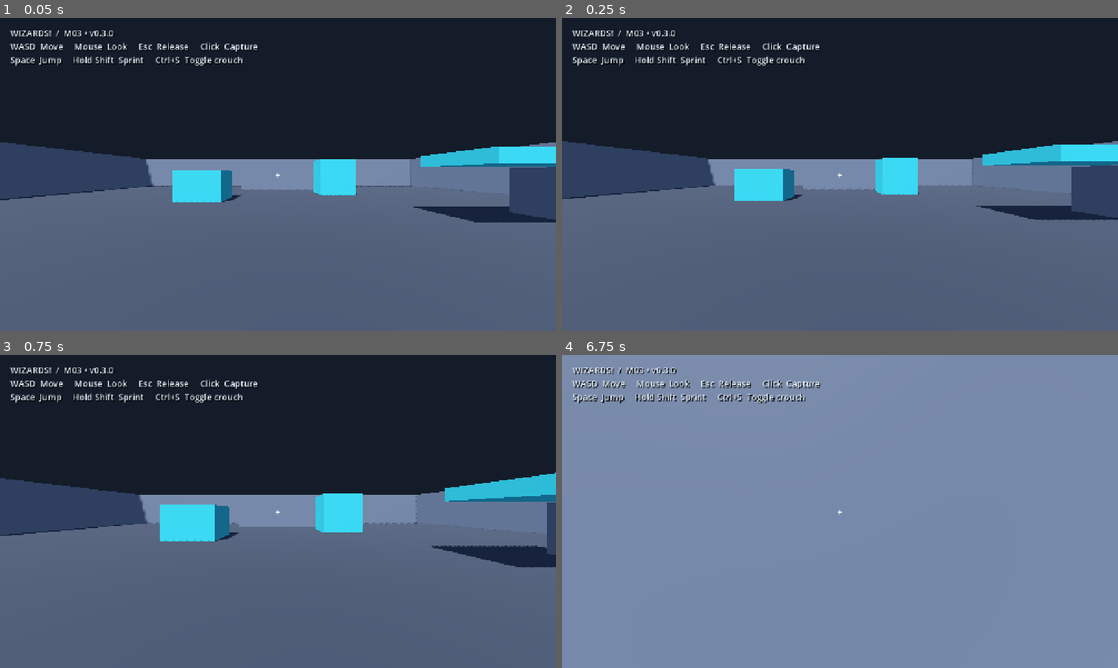
Above: before the commit, frames 1-4 (two rows, left to right).
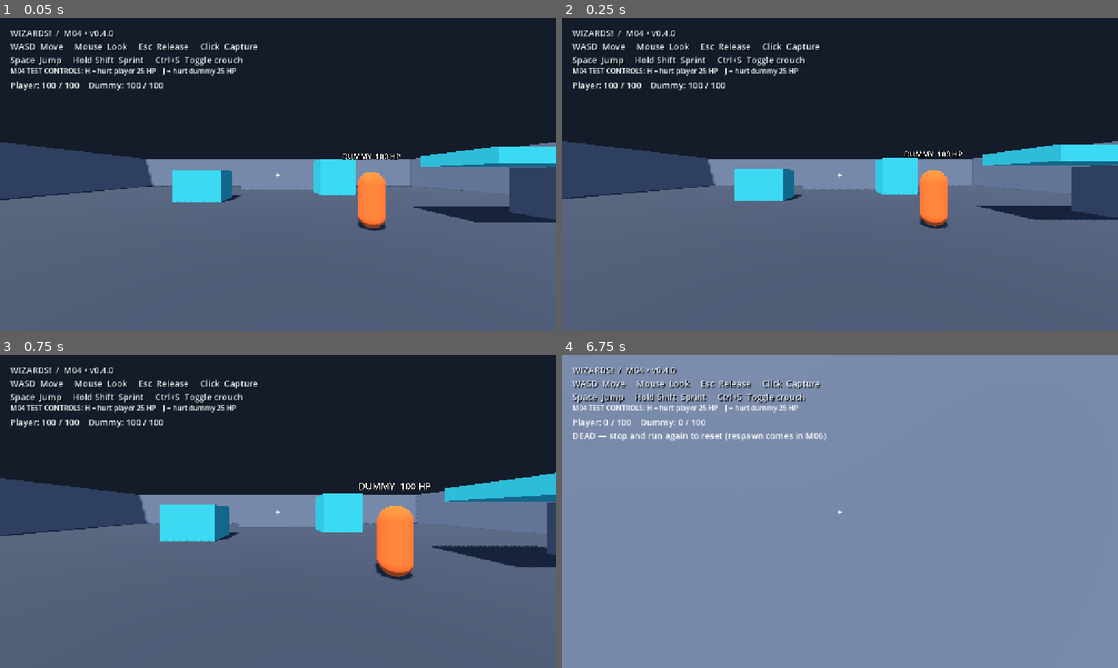
Above: after the commit, the same moments.

Repository: Addersoft/MAGICIDE-
Game: Godot game, scene res://scenes/boot/main.tscn
The game is run twice, just before and just after one commit, with the same random seed, the same clock (stepped at 60 frames per second) and the same inputs.
Inputs (mouse positions are in pixels of both pictures, inside the frame that each line leads up to):
- Up to frame 1 (0.05 s): no input
- Up to frame 2 (0.25 s): no input
- Up to frame 3 (0.75 s): tap Enter at 0.5 s; move the mouse to (305, 511) at 0.52 s; hold W (move_forward) from 0.53 s (still down); hold Ctrl (crouch_modifier) from 0.53 s (still down); click (305, 511) at 0.67 s
- Up to frame 4 (6.75 s): tap Space (jump) at 0.77, 1.07, 1.52, 1.82, 3.02, 3.05, 3.32, 3.6, 3.77, 4.07, 4.52, 4.82, 6.02, 6.32, 6.5 s; tap Shift (sprint) at 0.8, 1.35, 4.55 s; move the mouse to (812, 511) at 1.27 s; release Ctrl (crouch_modifier) at 1.28 s; click (812, 511) at 1.42 s; tap J (test_hurt_dummy, bound only after the commit) at 1.55, 5.3, 5.85 s; move the mouse to (851, 505) at 2.02 s; hold J (test_hurt_dummy, bound only after the commit) 2.03-2.78 s; click (851, 505) at 2.17 s; tap H (test_hurt_player, bound only after the commit) at 2.3, 2.85, 6.05 s; move the mouse to (834, 517) at 2.77 s; click (834, 517) at 2.92 s; move the mouse to (878, 514) at 3.52 s; hold Ctrl (crouch_modifier) 3.53-4.28 s; click (878, 514) at 3.67 s; tap Escape (release_mouse) at 4.15 s; move the mouse to (673, 464) at 4.27 s; release W (move_forward) at 4.28 s; hold A (move_left) 4.28-5.03 s; tap Ctrl (crouch_modifier) at 4.35 s; click (673, 464) at 4.42 s; move the mouse to (845, 511) at 5.02 s; hold W (move_forward) 5.03-5.78 s; hold Shift (sprint) 5.03-5.78 s; click (845, 511) at 5.17 s; move the mouse to (817, 505) at 5.77 s; hold D (move_right) 5.78-6.53 s; click (817, 505) at 5.92 s; move the mouse to (867, 511) at 6.52 s; hold W (move_forward) from 6.53 s (still down); hold H (test_hurt_player, bound only after the commit) from 6.53 s (still down); click (867, 511) at 6.67 s

The runs differ from the first frame. In frame 1, 1.8% of the frame differs, in the area x 2-72%, y 4-68%; in frame 2, 1.8%; in frame 3, 2.4%, in the area x 2-78%, y 4-72%; in frame 4, 1.2%.

Commit message:
M04: actor health and damage test fixture

Diff:
--- a/project.godot
+++ b/project.godot
@@ -1,6 +1,6 @@
 config_version=5
 [application]
-config/name="WIZARDS! — M03 v0.3.0"
+config/name="WIZARDS! — M04 v0.4.0"
 run/main_scene="res://scenes/boot/main.tscn"
 config/features=PackedStringArray("4.5", "GL Compatibility")
 [display]
@@ -49,3 +49,13 @@
 "deadzone": 0.2,
 "events": [Object(InputEventKey,"physical_keycode":4194326)]
 }
+
+test_hurt_player={
+"deadzone": 0.2,
+"events": [Object(InputEventKey,"physical_keycode":72)]
+}
+
+test_hurt_dummy={
+"deadzone": 0.2,
+"events": [Object(InputEventKey,"physical_keycode":74)]
+}
--- /dev/null
+++ b/scenes/actors/dummy.tscn
@@ -0,0 +1,27 @@
+[gd_scene load_steps=5 format=3]
+[ext_resource type="Script" path="res://scripts/combat/health_component.gd" id="1"]
+[sub_resource type="StandardMaterial3D" id="Mat"]
+albedo_color=Color(0.9,0.38,0.16,1)
+[sub_resource type="CapsuleMesh" id="Mesh"]
+radius=0.4
+height=1.8
+material=SubResource("Mat")
+[sub_resource type="CapsuleShape3D" id="Shape"]
+radius=0.4
+height=1.8
+[node name="Dummy" type="StaticBody3D"]
+collision_layer=1
+collision_mask=2
+[node name="Mesh" type="MeshInstance3D" parent="."]
+position=Vector3(0,0.9,0)
+mesh=SubResource("Mesh")
+[node name="Collider" type="CollisionShape3D" parent="."]
+position=Vector3(0,0.9,0)
+shape=SubResource("Shape")
+[node name="Health" type="Node" parent="."]
+script=ExtResource("1")
+[node name="Label3D" type="Label3D" parent="."]
+position=Vector3(0,2.3,0)
+billboard=1
+text="DUMMY 100 HP"
+font_size=48
--- a/scenes/boot/main.tscn
+++ b/scenes/boot/main.tscn
@@ -1,6 +1,8 @@
-[gd_scene load_steps=4 format=3]
+[gd_scene load_steps=6 format=3]
 [ext_resource type="PackedScene" path="res://scenes/arenas/arena_graybox.tscn" id="1"]
 [ext_resource type="PackedScene" path="res://scenes/player/player.tscn" id="2"]
+[ext_resource type="PackedScene" path="res://scenes/actors/dummy.tscn" id="3"]
+[ext_resource type="Script" path="res://scripts/debug/damage_testbed.gd" id="4"]
 [sub_resource type="Environment" id="Environment"]
 background_mode=1
 background_color=Color(0.08,0.11,0.16,1)
@@ -30,7 +32,7 @@
 theme_override_constants/shadow_offset_x=2
 theme_override_constants/shadow_offset_y=2
 theme_override_font_sizes/font_size=20
-text="WIZARDS!  /  M03 • v0.3.0
+text="WIZARDS!  /  M04 • v0.4.0
 WASD  Move     Mouse  Look     Esc  Release     Click  Capture
 Space  Jump     Hold Shift  Sprint     Ctrl+S  Toggle crouch"
 [node name="Crosshair" type="Label" parent="HUD"]
@@ -47,3 +49,22 @@
 theme_override_font_sizes/font_size=20
 text="+"
 horizontal_alignment=1
+
+[node name="Dummy" parent="." instance=ExtResource("3")]
+position=Vector3(3,0,2)
+[node name="HealthStatus" type="Label" parent="HUD"]
+offset_left=24.0
+offset_top=140.0
+offset_right=1100.0
+offset_bottom=210.0
+mouse_filter=2
+theme_override_font_sizes/font_size=20
+[node name="DamageInstructions" type="Label" parent="HUD"]
+offset_left=24.0
+offset_top=110.0
+offset_right=1100.0
+offset_bottom=140.0
+mouse_filter=2
+text="M04 TEST CONTROLS: H = hurt player 25 HP    J = hurt dummy 25 HP"
+[node name="DamageTestbed" type="Node" parent="."]
+script=ExtResource("4")
--- a/scenes/player/player.tscn
+++ b/scenes/player/player.tscn
@@ -1,8 +1,9 @@
-[gd_scene load_steps=6 format=3]
+[gd_scene load_steps=7 format=3]
 [ext_resource type="Script" path="res://scripts/player/player_controller.gd" id="1"]
 [ext_resource type="Script" path="res://scripts/player/player_input.gd" id="2"]
 [ext_resource type="Script" path="res://scripts/camera/player_camera.gd" id="3"]
 [ext_resource type="Script" path="res://scripts/player/player_posture.gd" id="4"]
+[ext_resource type="Script" path="res://scripts/combat/health_component.gd" id="5"]
 [sub_resource type="CapsuleShape3D" id="Capsule"]
 radius=0.35
 height=1.8
@@ -26,3 +27,6 @@
 
 [node name="Posture" type="Node" parent="."]
 script=ExtResource("4")
+
+[node name="Health" type="Node" parent="."]
+script=ExtResource("5")
--- /dev/null
+++ b/scripts/combat/health_component.gd
@@ -0,0 +1,25 @@
+extends Node
+## Sole owner of HP and lethal transition. No respawn or presentation responsibilities.
+signal health_changed(current: float, maximum: float)
+signal died
+@export var max_health: float = 100.0
+var current_health: float = 0.0
+var is_dead: bool = false
+
+func _ready() -> void:
+	max_health = maxf(1.0, max_health) if is_finite(max_health) else 100.0
+	current_health = max_health
+
+func apply_damage(amount: float) -> float:
+	if is_dead or not is_finite(amount) or amount <= 0.0:
+		return 0.0
+	var applied: float = minf(amount, current_health)
+	current_health = maxf(0.0, current_health - applied)
+	# Commit death before notifying listeners, including reentrant damage callbacks.
+	var lethal: bool = current_health == 0.0
+	if lethal:
+		is_dead = true
+	health_changed.emit(current_health, max_health)
+	if lethal:
+		died.emit()
+	return applied
--- /dev/null
+++ b/scripts/debug/damage_testbed.gd
@@ -0,0 +1,30 @@
+extends Node
+## Temporary M04 fixture. Not a weapon or production damage authority.
+@onready var player = get_parent().get_node("Player")
+@onready var dummy_health = get_parent().get_node("Dummy/Health")
+@onready var status: Label = get_parent().get_node("HUD/HealthStatus")
+@onready var dummy_label: Label3D = get_parent().get_node("Dummy/Label3D")
+
+func _ready() -> void:
+	player.get_node("Health").health_changed.connect(_refresh)
+	dummy_health.health_changed.connect(_refresh)
+	_refresh(0.0, 0.0)
+
+func _refresh(_current: float, _maximum: float) -> void:
+	var hp = player.get_node("Health")
+	status.text = "Player: %.0f / %.0f    Dummy: %.0f / %.0f" % [hp.current_health,hp.max_health,dummy_health.current_health,dummy_health.max_health]
+	if hp.is_dead:
+		status.text += "\nDEAD — stop and run again to reset (respawn comes in M06)"
+	dummy_label.text = "DUMMY  %.0f HP" % dummy_health.current_health
+	if dummy_health.is_dead:
+		dummy_label.text = "DUMMY — DEAD"
+
+func _unhandled_input(event: InputEvent) -> void:
+	if not player.player_input.controls_active or player.health.is_dead:
+		return
+	if event.is_action_pressed("test_hurt_player"):
+		player.health.apply_damage(25.0)
+		get_viewport().set_input_as_handled()
+	elif event.is_action_pressed("test_hurt_dummy"):
+		dummy_health.apply_damage(25.0)
+		get_viewport().set_input_as_handled()
--- a/scripts/player/player_controller.gd
+++ b/scripts/player/player_controller.gd
@@ -7,11 +7,19 @@
 @onready var player_input = $PlayerInput
 @onready var view = $View
 @onready var posture = $Posture
+@onready var health = $Health
 
 func _ready() -> void:
 	player_input.look_requested.connect(view.apply_look)
+	health.died.connect(_on_died)
 
 func _physics_process(delta: float) -> void:
+	if health.is_dead:
+		velocity.x = 0.0
+		velocity.z = 0.0
+		velocity.y = 0.0 if is_on_floor() else velocity.y - gravity * delta
+		move_and_slide()
+		return
 	if player_input.crouch_toggled():
 		posture.toggle()
 	var axis: Vector2 = player_input.movement_axis()
@@ -24,3 +32,6 @@
 	else:
 		velocity.y -= gravity * delta
 	move_and_slide()
+
+func _on_died() -> void:
+	player_input.set_capture(false)
--- a/scripts/player/player_input.gd
+++ b/scripts/player/player_input.gd
@@ -10,6 +10,8 @@
 	set_capture(true)
 
 func set_capture(captured: bool) -> void:
+	if captured and get_parent().get_node("Health").is_dead:
+		return
 	controls_active = captured
 	_discard_motion = captured
 	Input.mouse_mode = Input.MOUSE_MODE_CAPTURED if captured else Input.MOUSE_MODE_VISIBLE
--- /dev/null
+++ b/tests/m04_smoke.gd
@@ -0,0 +1,49 @@
+extends SceneTree
+var failures: int = 0
+var deaths: int = 0
+func _initialize() -> void:
+	call_deferred("run")
+func check(ok: bool, message: String) -> void:
+	if not ok:
+		failures += 1
+		push_error(message)
+	else:
+		print("PASS: ",message)
+func ticks(n: int) -> void:
+	for i in range(n):
+		await physics_frame
+		await process_frame
+func run() -> void:
+	var scene = load("res://scenes/boot/main.tscn").instantiate()
+	root.add_child(scene)
+	await ticks(30)
+	var player = scene.get_node("Player")
+	var health = player.get_node("Health")
+	var dummy = scene.get_node("Dummy/Health")
+	health.died.connect(func(): deaths += 1)
+	check(health.current_health == 100.0 and dummy.current_health == 100.0, "Both actors start at 100 HP")
+	check(health.apply_damage(-1.0) == 0.0 and health.apply_damage(NAN) == 0.0 and health.apply_damage(INF) == 0.0 and health.current_health == 100.0, "Invalid damage rejected")
+	check(health.apply_damage(25.0) == 25.0 and health.current_health == 75.0, "Damage subtracts HP")
+	check(dummy.current_health == 100.0, "Actors have independent health")
+	dummy.apply_damage(1000.0)
+	check(dummy.is_dead and dummy.current_health == 0.0, "Dummy lethal damage clamps to zero")
+	check(scene.get_node("Dummy/Label3D").text.contains("DEAD"), "Dummy death presentation updates")
+	# A listener recursively applying damage must not emit death twice.
+	health.health_changed.connect(func(_a, _b): health.apply_damage(1.0) if health.is_dead else 0.0)
+	check(health.apply_damage(999.0) == 75.0, "Overkill returns actual removed HP")
+	check(health.is_dead and deaths == 1, "Reentrant lethal damage emits death once")
+	health.apply_damage(10.0)
+	check(deaths == 1 and health.current_health == 0.0, "Dead target rejects subsequent damage")
+	player.player_input.set_capture(true)
+	check(not player.player_input.controls_active, "Dead player cannot recapture controls")
+	Input.action_press("move_forward")
+	Input.action_press("jump")
+	await ticks(3)
+	check(player.velocity.length() < 0.01, "Dead player cannot move or jump")
+	check(scene.get_node("HUD/HealthStatus").text.contains("DEAD"), "Player death HUD updates")
+	Input.action_release("move_forward")
+	Input.action_release("jump")
+	scene.queue_free()
+	await process_frame
+	print("M04 failures: ",failures)
+	quit(1 if failures else 0)
Not shown, added: scripts/combat/health_component.gd.uid
Not shown, added: scripts/debug/damage_testbed.gd.uid
Not shown, changed: README.md
Not shown, changed: docs/ARCHITECTURE.md
Not shown, changed: docs/INPUT_MAP.md
Not shown, changed: docs/PROJECT_STATE.md
Not shown, changed: docs/TECH_DEBT.md
Not shown, changed: docs/TEST_PLAN.md
Not shown, changed: docs/TEST_RESULTS.md
Not shown, changed: docs/TODO.md
Not shown, added: docs/checkpoints/M04.md
Not shown, added: docs/decisions/ADR-004-health.md
